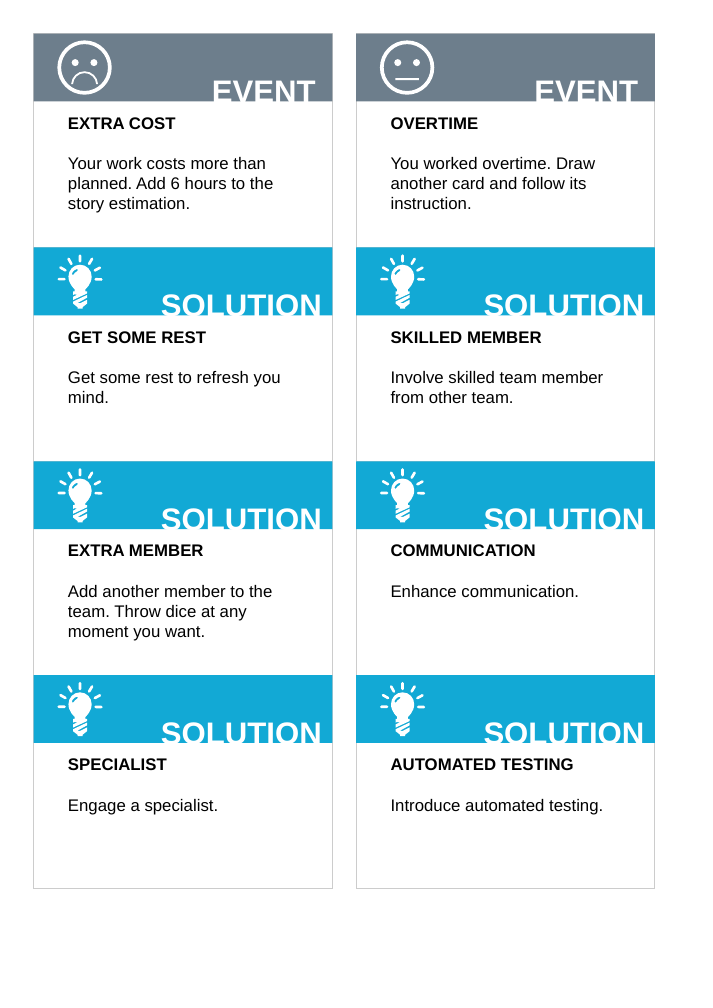
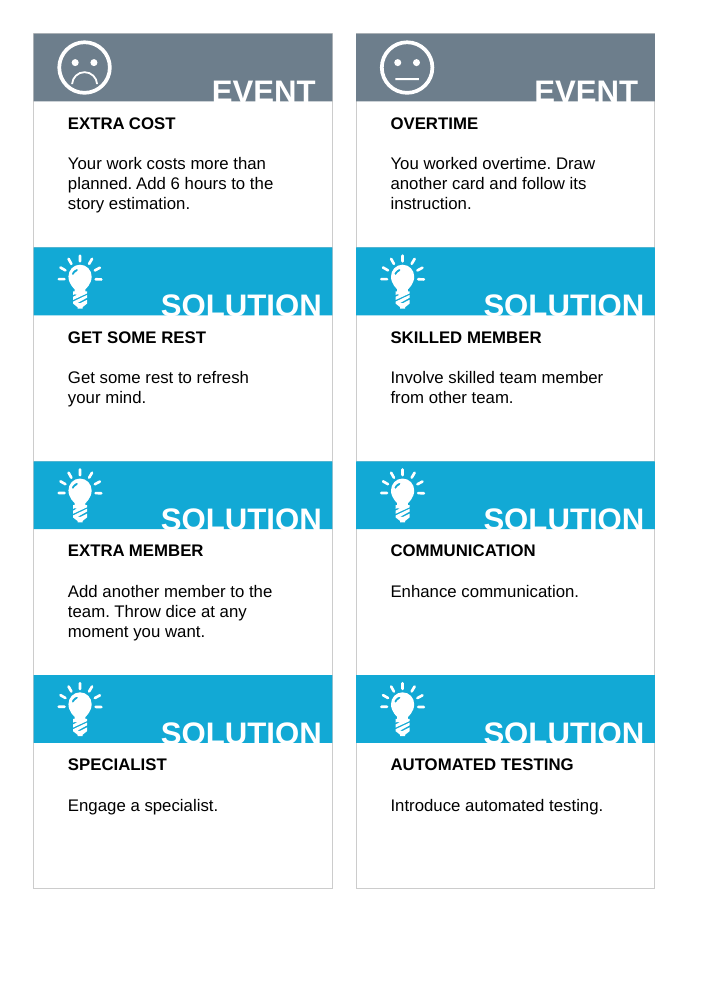
Before and after one commit to OMerkel/Scrum-Card-Game, a slide deck: slide 4 of 88x63mm-standard card size/Scrum Сard Game-88x63mm-3.1.1.odp. Drawn at 713x1008 pixels with LibreOffice and Linux fonts; fonts in the diff are those of the drawing. Boxes give left, top, right and bottom in pixels: in the first picture for what was removed or moved away, otherwise in the second. Text is boxed around its words. In the diff, an @@ line names an element or a change of style, - is before the commit and + after.

```diff
--- a/88x63mm-standard card size/Scrum Сard Game-88x63mm-3.1.1.odp
+++ b/88x63mm-standard card size/Scrum Сard Game-88x63mm-3.1.1.odp
@@ text at (68, 371, 249, 407): text changed @@
-Get some rest to refresh you mind.
+Get some rest to refresh your mind.
```
Also in this commit, not shown: 6 other files.
